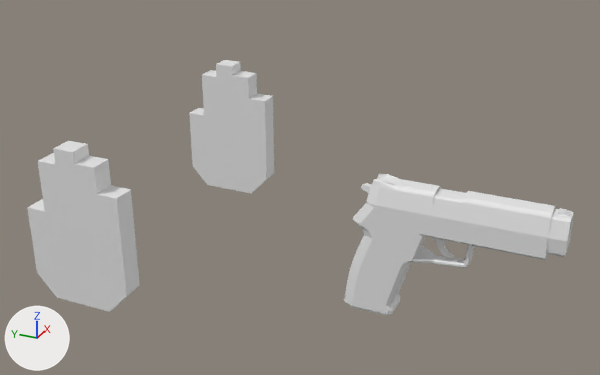
What one commit did to the FBX model Assets/Models/pistol+hands.fbx.
The view is the same before and after, from a 50 mm camera at (-2.371, -1.988, 2.195) aimed at (0.168, -0.846, 0.925). The lights are fixed; the arrows at lower left show +X, +Y and +Z. Where no turn or scale is listed for an object, it has been applied to the vertices.

The scene before the commit, as lines of its bpy script (objects in view):
```python
me_cube_002 = bpy.data.meshes.new('Cube.002')
me_cube_002.from_pydata(...)  # 540 vertices, 442 faces; spans x 0.297..0.409, y -1.563..-0.856, z 0.159..0.654
me_cube_004 = bpy.data.meshes.new('Cube.004')
me_cube_004.from_pydata(...)  # 216 vertices, 216 faces; spans x -0.04..1.118, y -0.04..0.346, z -0.269..0.32
ob_hands = bpy.data.objects.new('Hands', me_cube_004)
ob_hands.location = (-0.351, -0.407, 0.859)
ob_pistol = bpy.data.objects.new('Pistol', me_cube_002)
ob_pistol.location = (-0.351, -0.252, 0.448)
```
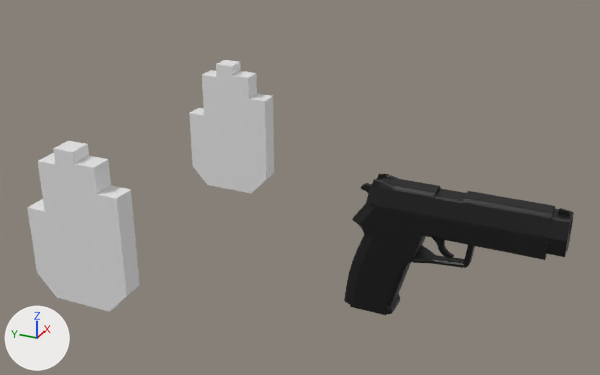
The change, as a list of edits to the scene's bpy script:
```text
Add mat_material:
    mat_material = principled_material('Material')
    mat_material.base_color = (0.00206, 0.00206, 0.00206)  # black #070707
Change me_cube_002:
    where me_cube_002.from_pydata(...)  # 540 vertices, 442 faces; spans x 0.297..0.409, y -1.563..-0.856, z 0.159..0.654
    add me_cube_002.materials.append(mat_material)  # black #070707
```

What differs and where, as boxes [x1, y1, x2, y2] in the pictures (600 x 375 px):
'Pistol', recoloured (grey to black): [344, 174, 574, 315] in both
